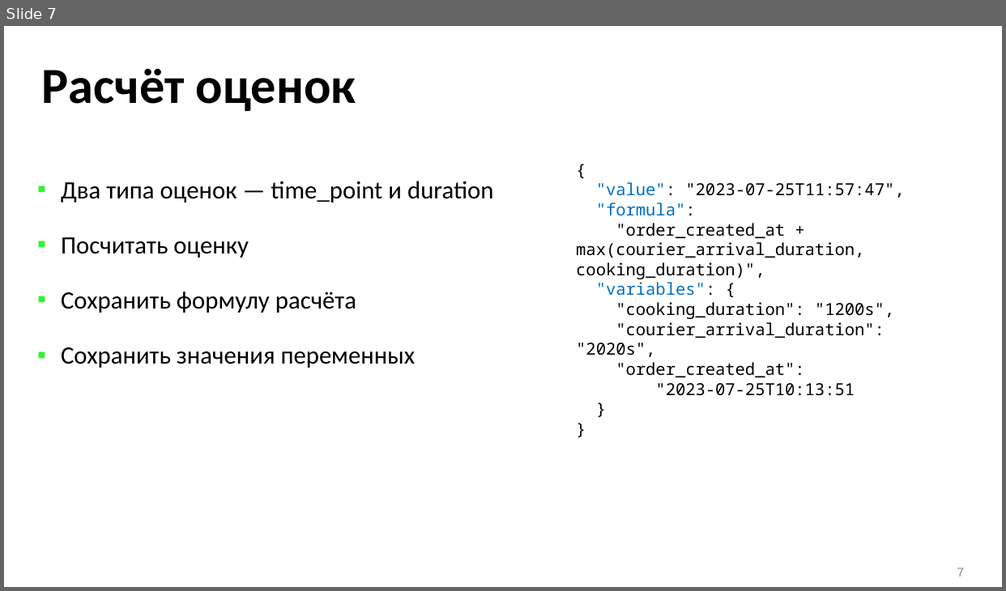
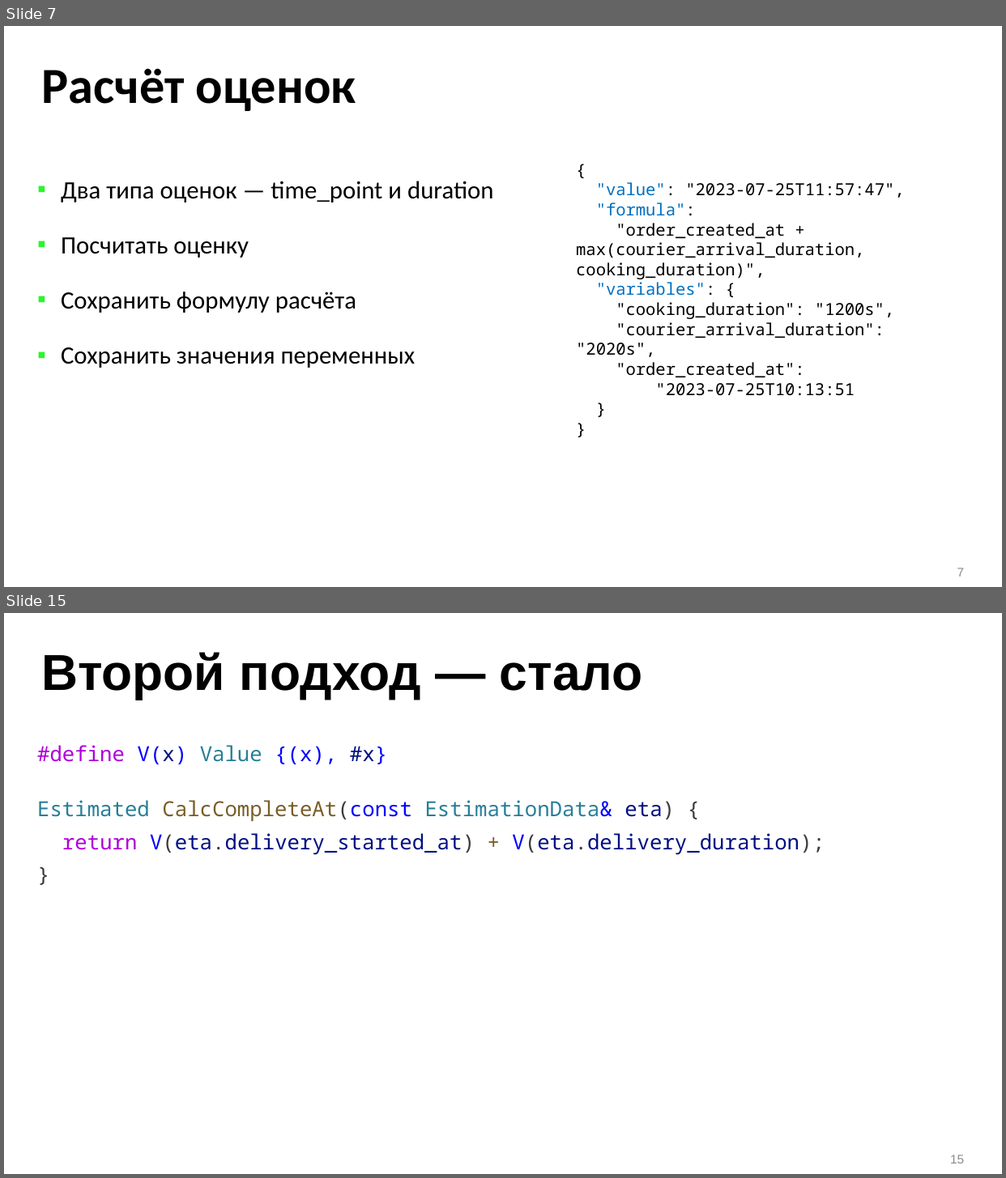
Before and after one commit to ishfb/zcc23, a slide deck: slides_new.pptx. Shown one above the other, each under a label of ours: slide 7 before the commit, slides 7 and 15 after it; the slides between them are not shown. The pictures are 1006x591 and 1006x1178 pixels, drawn with LibreOffice and Linux fonts; fonts in the diff are those of the drawing. Boxes give left, top, right and bottom in pixels: in the first picture for what was removed or moved away, otherwise in the second. Text is boxed around its words. In the diff, an @@ line names an element or a change of style, - is before the commit and + after.

```diff
--- a/slides_new.pptx
+++ b/slides_new.pptx
@@ slide 15 added at (4, 613, 1002, 1174), background #FFFFFF @@
@@ title added at (42, 652, 643, 700), 48.6 pt, text #000000, bold @@
+Второй подход — стало
@@ text added at (37, 745, 825, 855), 20 pt, text #001080 @@
+#define V(x) Value {(x), #x}
+Estimated CalcCompleteAt(const EstimationData& eta) {
+return V(eta.delivery_started_at) + V(eta.delivery_duration);
+}
@@ page number added at (950, 1155, 964, 1164), 12 pt, text #8C8C8C @@
+15
```
Also in this commit, not shown: 2 slides changed, 14 other slides added.
